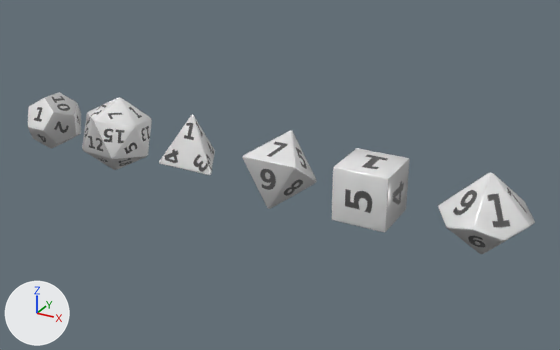
Renders of the Blender file src/client/components/diceRoller/dice/dice.blend from each side of a commit.
The view is the same before and after, from a camera (50 mm lens) standing at (12.85, -14.61, 7.16) and looking at (4.65, 0.3, -0.29). Lighting does not change. The marker at lower left points along +X, +Y and +Z.
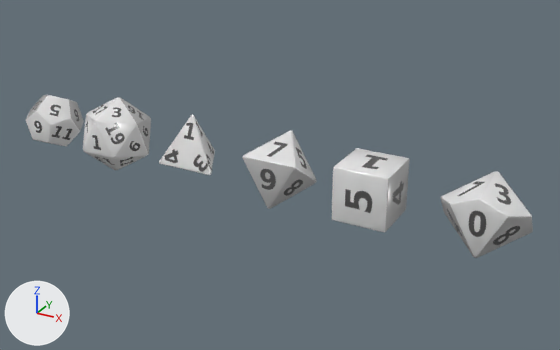
Commit message: align other dice

The change, as a list of edits to the scene's bpy script:
```text
Change me_icosphere_001:
    where me_icosphere_001.from_pydata(...)  # 12 vertices, 20 faces; spans x -0.89..0.89, y -0.85..0.85, z -1.0..1.0
    used by ob_icosphere; location = (-0.02, 0.0, 0.0); rotation_euler = (0.89, 0.626, -1.846), in degrees (51, 36, -106)
    me_icosphere_001 part 1: the whole mesh is multiplied about its middle by the matrix ((-0.582, -0.813, -0.004), (0.797, -0.572, 0.192), (-0.158, 0.108, 0.981))
Change me_solid:
    where me_solid.from_pydata(...)  # 20 vertices, 12 faces; spans x -0.93..0.93, y -0.93..0.93, z -0.93..0.93
    used by ob_solid; location = (-2.19, 0.0, 0.0); scale = (0.792, 0.792, 0.792)
    me_solid part 2: the whole mesh is turned 33.9 degrees about the x axis through its middle
Change me_cone:
    where me_cone.from_pydata(...)  # 12 vertices, 10 faces; spans x -0.95..0.95, y -1.0..1.0, z -0.97..0.97
    used by ob_cone; location = (9.66, 0.0, 0.0)
    me_cone part 3: the whole mesh is multiplied about its middle by the matrix ((-0.809, 0.588, 0.0), (-0.475, -0.653, 0.59), (0.347, 0.477, 0.808))
Change ob_icosphere:
    ob_icosphere.rotation_euler: (0.89, 0.626, -1.846) -> (0.0, 0.0, 0.0)  # degrees (51, 36, -106) -> degrees (0, 0, 0)
Change ob_solid:
    ob_solid.rotation_euler: (0.0, 0.0, 0.0) -> (-1.147, 0.00518, -3.13)  # degrees (0, 0, 0) -> degrees (-66, 0.3, -179)
```

What differs and where, as boxes (x1, y1, x2, y2) in the pictures (560 x 350 px):
'Cone', reshaped (7% taller)
    before: (438, 173, 535, 254)
    after: (441, 171, 533, 258)
'Icosphere', reshaped, turned
    before: (82, 97, 152, 170)
    after: (83, 97, 151, 170)
'Solid', turned
    before: (28, 92, 81, 149)
    after: (26, 95, 84, 146)
